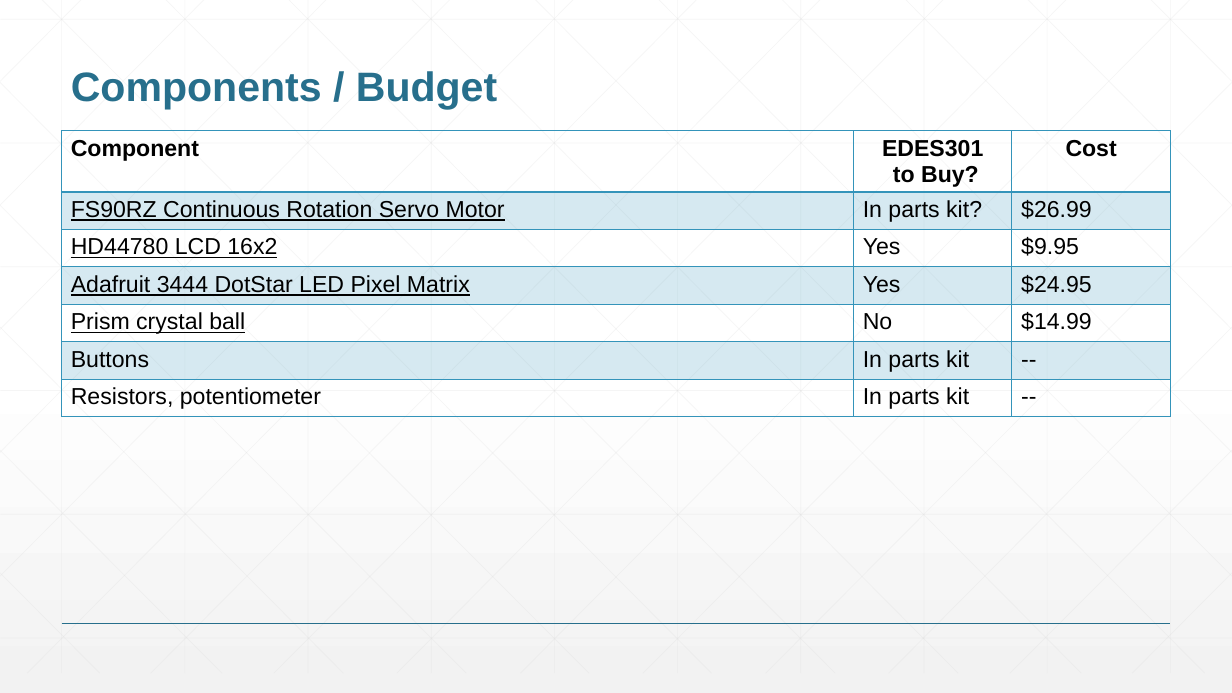
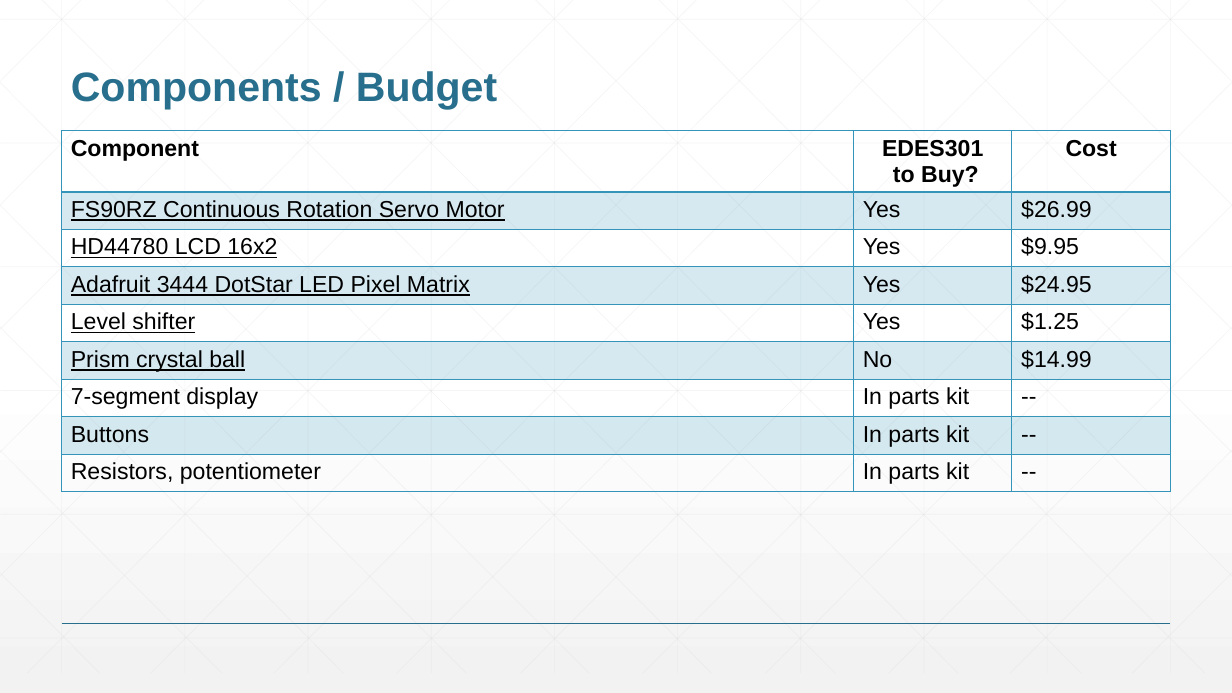
Before and after one commit to est-2/EDES301, a slide deck: slide 10 of project_01/docs/Tucker_EDES301_project_01_proposal.pptx. Drawn at 1232x693 pixels with LibreOffice and Linux fonts; fonts in the diff are those of the drawing. Boxes give left, top, right and bottom in pixels: in the first picture for what was removed or moved away, otherwise in the second. Text is boxed around its words. In the diff, an @@ line names an element or a change of style, - is before the commit and + after.

Commit message:
added 7-segment display and level shifter

```diff
--- a/project_01/docs/Tucker_EDES301_project_01_proposal.pptx
+++ b/project_01/docs/Tucker_EDES301_project_01_proposal.pptx
@@ table at (x1=62, y1=131, x2=1170, y2=495) @@
-row 2, column 2: In parts kit?
+row 2, column 2: Yes
+row 5: Level shifter | Yes | $1.25
+row 7: 7-segment display | In parts kit | --
```
Also in this commit, not shown: 3 other slides changed, 1 other file.
